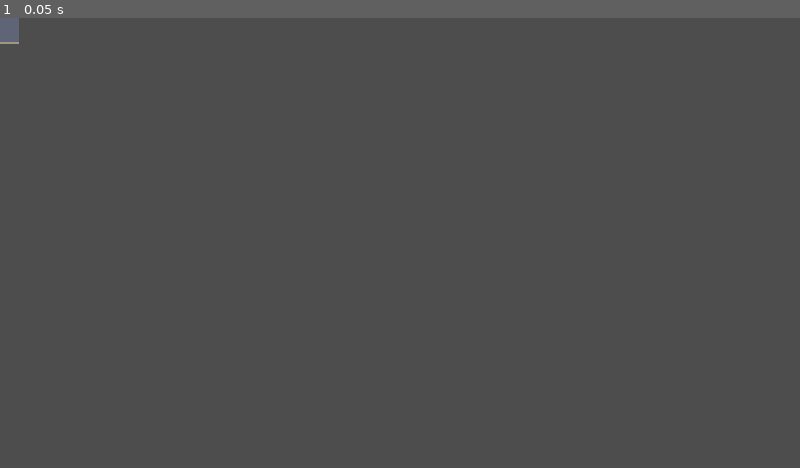
Above: before the commit, frame 1.
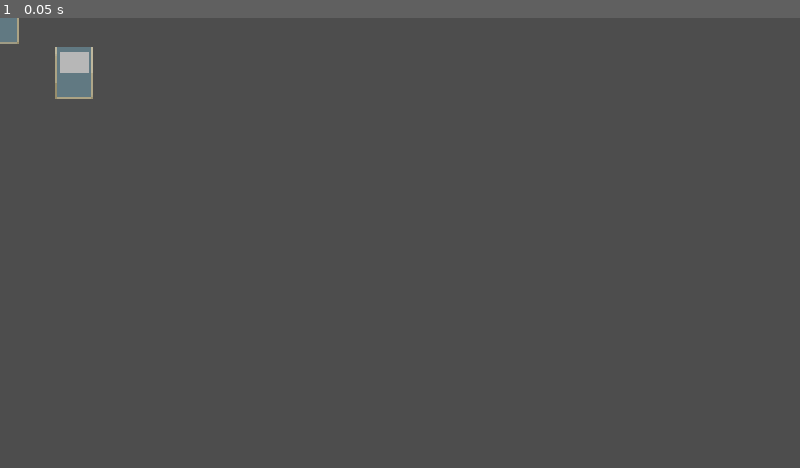
Above: after the commit, the same moment.

Repository: MasonGailiunas/csproject
Game: Godot game, scene res://main.tscn
The game is run twice, just before and just after one commit, with the same random seed, the same clock (stepped at 60 frames per second) and the same inputs.
Inputs:
- Up to frame 1 (0.05 s): no input

The runs differ from the first frame. In frame 1, 0.6% of the frame differs, in the area x 2-12%, y 0-18%.
Error after the commit: Invalid call. Nonexistent function 'connect_card_signals' in base 'Node2D'. (res://card.gd:8)

Commit message:
Added hover feature partially

Diff:
--- /dev/null
+++ b/card.gd
@@ -0,0 +1,21 @@
+extends Node2D
+
+signal hovered
+signal hovered_off
+
+# Called when the node enters the scene tree for the first time.
+func _ready() -> void:
+	get_parent().connect_card_signals("hovered", self)
+
+
+# Called every frame. 'delta' is the elapsed time since the previous frame.
+func _process(delta: float) -> void:
+	pass
+
+
+func _on_area_2d_mouse_entered() -> void:
+	emit_signal("hovered", self)
+
+
+func _on_area_2d_mouse_exited() -> void:
+	emit_signal("hovered_off", self)
--- a/card.tscn
+++ b/card.tscn
@@ -1,10 +1,12 @@
 [gd_scene format=3 uid="uid://c81q415cuf22i"]
 
-[ext_resource type="Texture2D" uid="uid://dq3naxplkwwa6" path="res://image.png" id="1_kikvd"]
+[ext_resource type="Texture2D" uid="uid://cqq6nukq7jmot" path="res://CommonCardBoarder.png" id="1_kikvd"]
+[ext_resource type="Script" uid="uid://dibrk814g8xnm" path="res://card.gd" id="1_rjlel"]
 
 [sub_resource type="RectangleShape2D" id="RectangleShape2D_euvxj"]
 
 [node name="Card" type="Node2D" unique_id=292329637]
+script = ExtResource("1_rjlel")
 
 [node name="CardSprite" type="Sprite2D" parent="." unique_id=1762171904]
 texture = ExtResource("1_kikvd")
@@ -12,5 +14,8 @@
 [node name="Area2D" type="Area2D" parent="." unique_id=973545496]
 
 [node name="CollisionShape2D" type="CollisionShape2D" parent="Area2D" unique_id=1823827255]
-scale = Vector2(4.75, 6.4)
+scale = Vector2(4.4, 6.4)
 shape = SubResource("RectangleShape2D_euvxj")
+
+[connection signal="mouse_entered" from="Area2D" to="." method="_on_area_2d_mouse_entered"]
+[connection signal="mouse_exited" from="Area2D" to="." method="_on_area_2d_mouse_exited"]
--- a/card_manager.gd
+++ b/card_manager.gd
@@ -3,6 +3,7 @@
 const COLLISION_MASK_CARD = 1
 var card_dragged
 var screen_size
+var card_hovered
 
 func _input(event):
 	if event is InputEventMouseButton and event.button_index == MOUSE_BUTTON_LEFT:
@@ -21,8 +22,36 @@
 	parameters.collide_with_areas = COLLISION_MASK_CARD
 	var result = space_state.intersect_point(parameters)
 	if result.size() > 0:
-		return result[0].collider.get_parent()
+		return find_highest_z_index(result)
 	return null
+
+func find_highest_z_index(list):
+	var highest = list[0].collider.get_parent()
+	for	i in range(1, list.size()):
+		var current = list[i].collider.get_parent()
+		if current.z_index > highest.z_index:
+			highest = current
+	return highest
+
+func connect_card_signals(card):
+		card.connect("hovered", on_hovered)
+		card.connect("hovered off", on_hovered_off)
+
+func on_hovered(card):
+	if card_hovered == null:
+		card_hovered = card
+		highlight(card_hovered, true)
+func on_hovered_off(card):
+	highlight(card, false)
+	card_hovered = null
+
+func highlight(card, hovered):
+	if hovered:
+		card.scale = Vector2(1.05, 1.05)
+		card.z_index = 2
+	else:
+		card.scale = Vector2(1,1)
+		card.z_index = 1
 # Called when the node enters the scene tree for the first time.
 func _ready() -> void:
 	screen_size = get_viewport_rect().size
--- a/main.tscn
+++ b/main.tscn
@@ -3,9 +3,12 @@
 [ext_resource type="PackedScene" uid="uid://c81q415cuf22i" path="res://card.tscn" id="1_0xm2m"]
 [ext_resource type="Script" uid="uid://bnwlfwym2hkav" path="res://card_manager.gd" id="2_h2yge"]
 
-[node name="MainSho" type="Node2D" unique_id=1433297978]
+[node name="Main" type="Node2D" unique_id=1433297978]
 
 [node name="Card" parent="." unique_id=292329637 instance=ExtResource("1_0xm2m")]
 
 [node name="CardManager" type="Node2D" parent="." unique_id=1054745199]
 script = ExtResource("2_h2yge")
+
+[node name="Card2" parent="." unique_id=1668735807 instance=ExtResource("1_0xm2m")]
+position = Vector2(179, 131)
Binary file added: CommonCardBoarder.png
Not shown, added: CommonCardBoarder.png.import
Not shown, added: card.gd.uid
